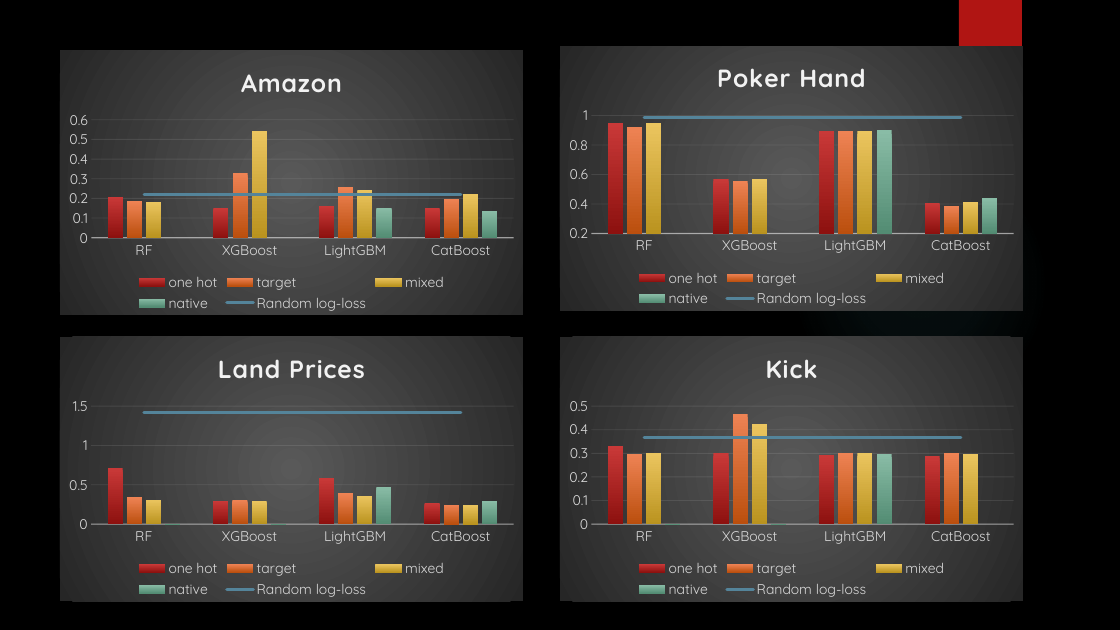
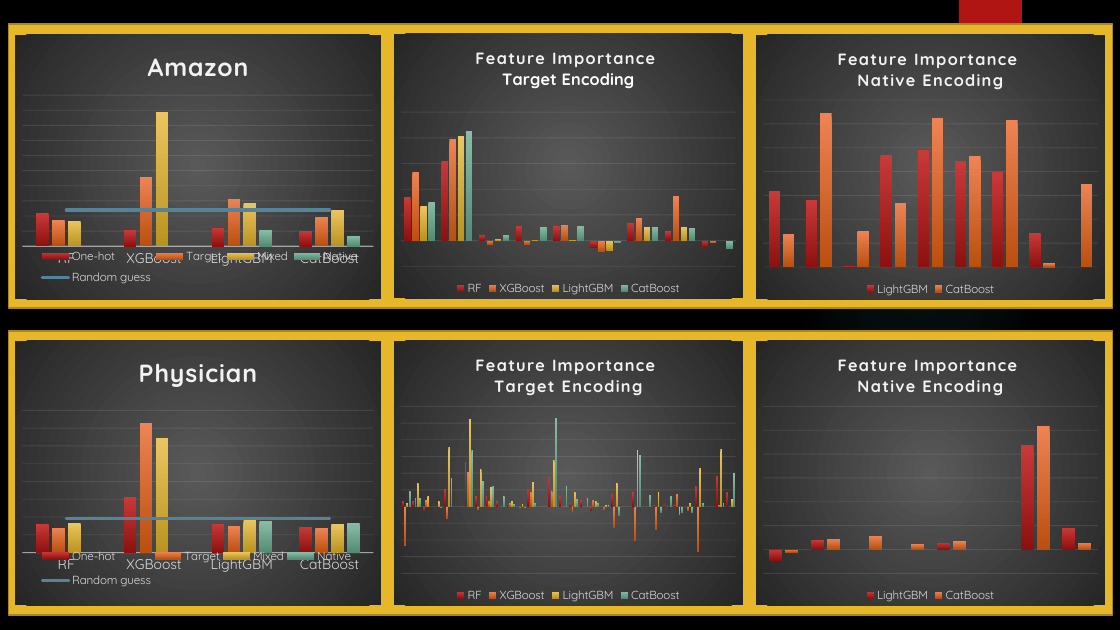
Before and after one commit to mohannishant6/MSc-Thesis, a slide deck: slide 11 of GBDT.pptx. Drawn at 1120x630 pixels with LibreOffice and Linux fonts; fonts in the diff are those of the drawing; background and template pictures are left out. Boxes give left, top, right and bottom in pixels: in the first picture for what was removed or moved away, otherwise in the second. Text is boxed around its words. In the diff, an @@ line names an element or a change of style, - is before the commit and + after.

Commit message:
improved ppt

```diff
--- a/GBDT.pptx
+++ b/GBDT.pptx
@@ rectangle added at (8,24,1112,308), fill #E6B729, outline #AA871E 1.5 pt @@
@@ column chart at (15,34,381,299) @@
-one hot: 0.21, 0.15, 0.16, 0.15
+One-hot: 38, 28, 30, 28
-target: 0.19, 0.33, 0.26, 0.2
+Target: 34, 61, 47, 36
-mixed: 0.18, 0.55, 0.24, 0.22
+Mixed: 34, 100, 45, 40
-native: 0, 0, 0.15, 0.13
+Native: 0, 0, 28, 25
-Random log-loss: 0.22, 0.22, 0.22, 0.22
+Random guess: 40, 40, 40, 40
@@ legend changed @@
@@ value axis changed @@
@@ column chart: place and size @@
-column chart at (60,50,523,315)
+column chart at (15,34,381,299)
@@ column chart added at (394,34,743,298) @@
+title "Feature Importance  Target Encoding "
+categories: 1, 2, 3, 4, 5, 6, 7, 8, 9
+RF: 40, 73, 5, 13, 13, -7, 16, 9, -6
+XGBoost: 63, 93, -3, -3, 15, -10, 20, 41, -2
+LightGBM: 31, 95, 2, 1, 0, -9, 12, 12, 0
+CatBoost: 36, 100, 5, 13, 14, -2, 13, 12, -8
@@ column chart removed at (560,46,1023,311) @@
-title "Poker Hand "
-categories: RF, XGBoost, LightGBM, CatBoost
-one hot: 0.95, 0.57, 0.9, 0.41
-target: 0.92, 0.55, 0.9, 0.38
-mixed: 0.95, 0.57, 0.9, 0.41
-native: -, -, 0.9, 0.44
-Random log-loss: 0.99, 0.99, 0.99, 0.99
@@ column chart added at (756,34,1105,299) @@
+title "Feature Importance  Native Encoding "
+categories: 1, 2, 3, 4, 5, 6, 7, 8, 9
+LightGBM: 49, 43, 0, 73, 76, 69, 62, 22, 0
+CatBoost: 22, 100, 24, 42, 97, 72, 95, 2, 54
@@ rectangle added at (8,331,1112,615), fill #E6B729, outline #AA871E 1.5 pt @@
@@ column chart at (15,341,381,606) @@
@@ title "Land Prices " to "Physician " @@
-one hot: 0.71, 0.3, 0.58, 0.27
+One-hot: 54, 66, 54, 53
-target: 0.34, 0.3, 0.39, 0.25
+Target: 52, 100, 53, 52
-mixed: 0.31, 0.29, 0.36, 0.25
+Mixed: 54, 93, 56, 54
-native: 0, 0, 0.47, 0.3
+Native: -, -, 55, 54
-Random log-loss: 1.42, 1.42, 1.42, 1.42
+Random guess: 57, 57, 57, 57
@@ legend changed @@
@@ value axis changed @@
@@ column chart: place and size @@
-column chart at (60,337,523,602)
+column chart at (15,341,381,606)
@@ column chart added at (394,341,743,606) @@
+title "Feature Importance  Target Encoding "
+categories: 1, 2, 3, 4, 5, 6, 7, 8, 9, 10, 11, 12, 13, 14, 15, 16, 17, 18, 19, 20, 21, 22, 23, 24, 25, 26, 27, 28, 29, 30, 31, 32
+RF: 6, 6, -6, 0, 20, 0, 51, 12, 12, 6, 3, -1, 19, 0, 33, 12, 4, 7, -4, -1, 14, 0, 16, 0, 1, 1, 1, -1, 23, 0, 35, 16
+XGBoost: -45, 10, 7, 0, -13, 0, 39, -3, 6, 0, 4, -1, 16, 0, 17, 0, -6, 0, 7, -3, -23, 0, -39, 0, -26, 0, 14, -4, -51, 0, 1, 0
+LightGBM: 4, 26, 12, 6, 67, 0, 99, 42, 22, 0, 6, 3, 28, 0, 52, 0, 16, 0, 6, 1, 26, 0, 64, 0, 16, 0, -9, 4, 43, 0, 65, 9
+CatBoost: 17, 10, 0, -1, 32, 0, 64, 29, 23, 12, 3, -1, 4, 0, 100, 23, 9, 10, 4, 1, -10, 0, 58, 13, -7, 12, -7, -7, 4, 0, 4, 38
@@ column chart removed at (560,337,1023,602) @@
-title "Kick "
-categories: RF, XGBoost, LightGBM, CatBoost
-one hot: 0.33, 0.3, 0.29, 0.29
-target: 0.3, 0.47, 0.3, 0.3
-mixed: 0.3, 0.42, 0.3, 0.3
-native: 0, 0, 0.3, -
-Random log-loss: 0.37, 0.37, 0.37, 0.37
@@ column chart added at (756,341,1105,606) @@
+title "Feature Importance  Native Encoding "
+categories: 1, 2, 3, 4, 5, 6, 7, 8
+LightGBM: -9, 8, 0, 0, 6, 0, 84, 18
+CatBoost: -2, 9, 11, 4, 7, 0, 100, 6
```
Also in this commit, not shown: 1 other slide changed, 2 slides added, 2 other files.
